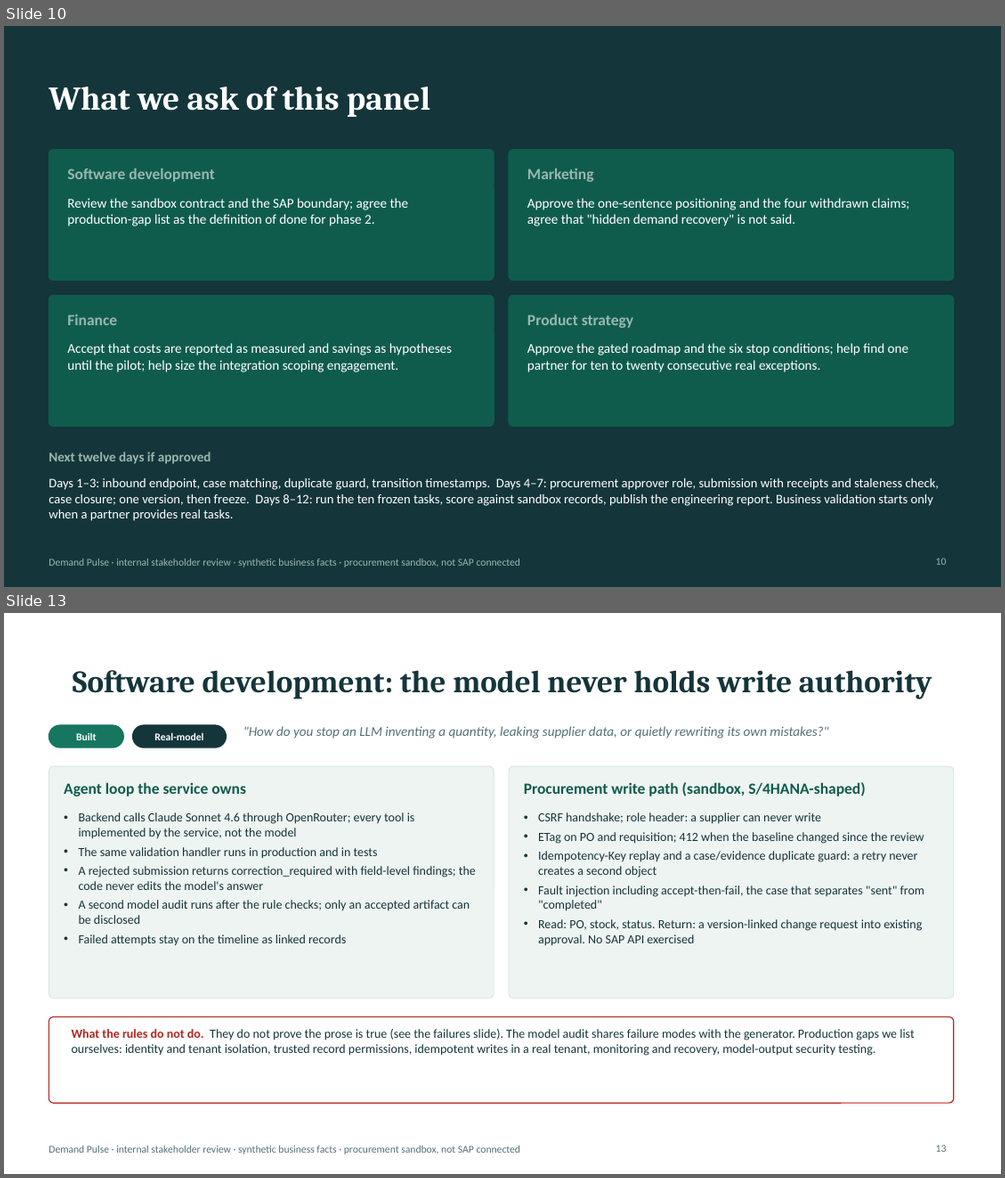
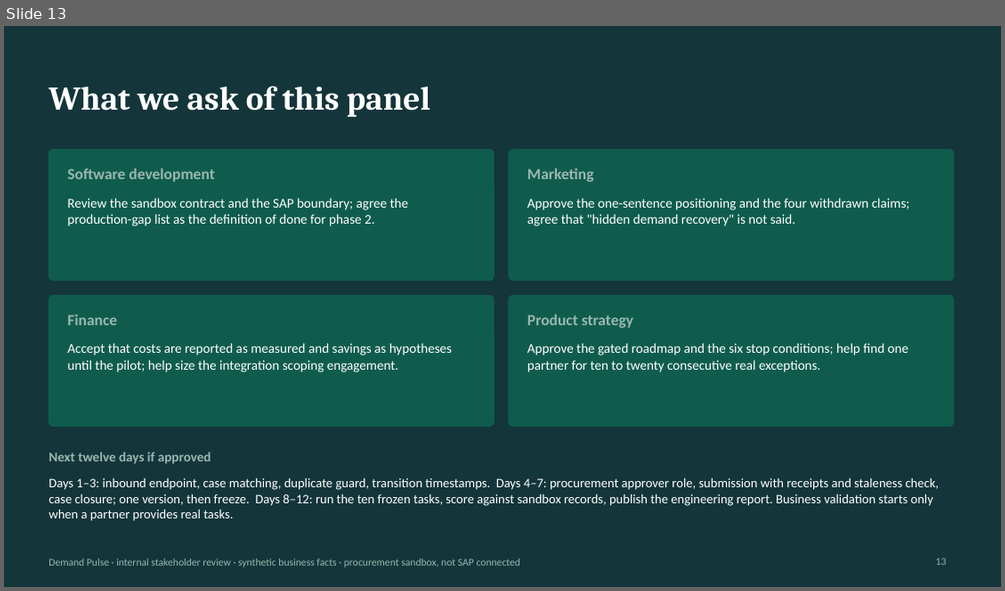
Before and after one commit to logisticPM/sap, a slide deck: presentations/SAP_Demand_Pulse_Business_Case_Deck.pptx. Shown one above the other, each under a label of ours: slides 10 and 13 before the commit, slide 13 after it; the slides between them are not shown. The pictures are 1005x1178 and 1005x591 pixels, drawn with LibreOffice and Linux fonts; fonts in the diff are those of the drawing. Boxes give left, top, right and bottom in pixels: in the first picture for what was removed or moved away, otherwise in the second. Text is boxed around its words. In the diff, an @@ line names an element or a change of style, - is before the commit and + after.

```diff
--- a/presentations/SAP_Demand_Pulse_Business_Case_Deck.pptx
+++ b/presentations/SAP_Demand_Pulse_Business_Case_Deck.pptx
@@ slide 13 removed at bbox=[4, 613, 1001, 1174], background #FFFFFF @@
@@ title removed at bbox=[73, 670, 932, 698] @@
-Software development: the model never holds write authority
@@ rounded rectangle removed at bbox=[48, 725, 123, 747] @@
@@ text removed at bbox=[76, 733, 97, 740] @@
-Built
@@ rounded rectangle removed at bbox=[133, 725, 226, 747] @@
@@ text removed at bbox=[154, 732, 203, 740] @@
-Real-model
@@ text removed at bbox=[243, 726, 828, 738] @@
-"How do you stop an LLM inventing a quantity, leaking supplier data, or quietly rewriting its own mistakes?"
@@ rounded rectangle removed at bbox=[48, 766, 494, 998] @@
@@ rounded rectangle removed at bbox=[509, 766, 954, 998] @@
@@ text removed at bbox=[64, 782, 246, 796] @@
-Agent loop the service owns
@@ text removed at bbox=[524, 782, 865, 796] @@
-Procurement write path (sandbox, S/4HANA-shaped)
@@ text removed at bbox=[79, 812, 476, 946] @@
-• Backend calls Claude Sonnet 4.6 through OpenRouter; every tool is implemented by the service, not the model
-• The same validation handler runs in production and in tests
-• A rejected submission returns correction_required with field-level findings; the code never edits the model's answer
-• A second model audit runs after the rule checks; only an accepted artifact can be disclosed
-• Failed attempts stay on the timeline as linked records
@@ text removed at bbox=[538, 812, 924, 946] @@
-• CSRF handshake; role header: a supplier can never write
-• ETag on PO and requisition; 412 when the baseline changed since the review
-• Idempotency-Key replay and a case/evidence duplicate guard: a retry never creates a second object
-• Fault injection including accept-then-fail, the case that separates "sent" from "completed"
-• Read: PO, stock, status. Return: a version-linked change request into existing approval. No SAP API exercised
@@ rounded rectangle removed at bbox=[48, 1017, 954, 1103] @@
@@ text removed at bbox=[72, 1029, 914, 1055] @@
-What the rules do not do. They do not prove the prose is true (see the failures slide). The model audit shares failure modes with the generator. Production gaps we list ourselves: identity and tenant isolation, trusted record permissions, idempotent writes in a real tenant, monitoring and recovery, model-output security testing.
@@ text removed at bbox=[48, 1145, 521, 1154] @@
-Demand Pulse · internal stakeholder review · synthetic business facts · procurement sandbox, not SAP connected
@@ page number removed at bbox=[936, 1144, 947, 1151] @@
-13
@@ what was slide 10 is now slide 13 @@
@@ page number at bbox=[936, 557, 947, 564]: text changed @@
-10
+13
```
Also in this commit, not shown: 6 slides changed, 5 slides added, 8 other slides removed, 9 other files.
